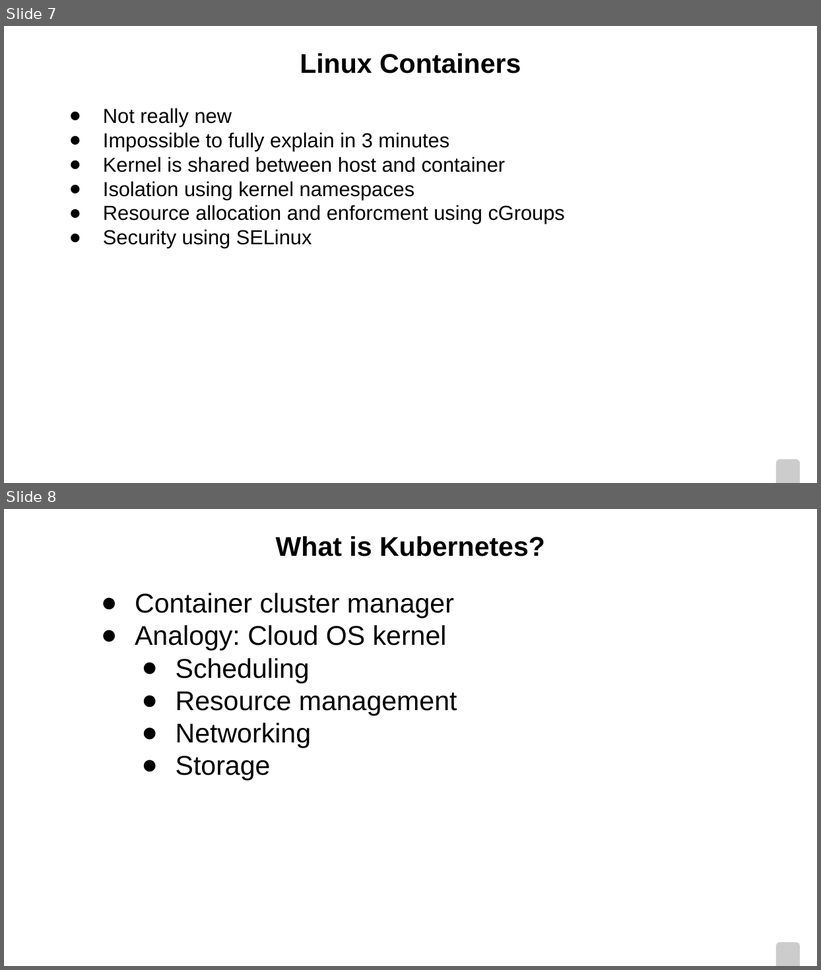
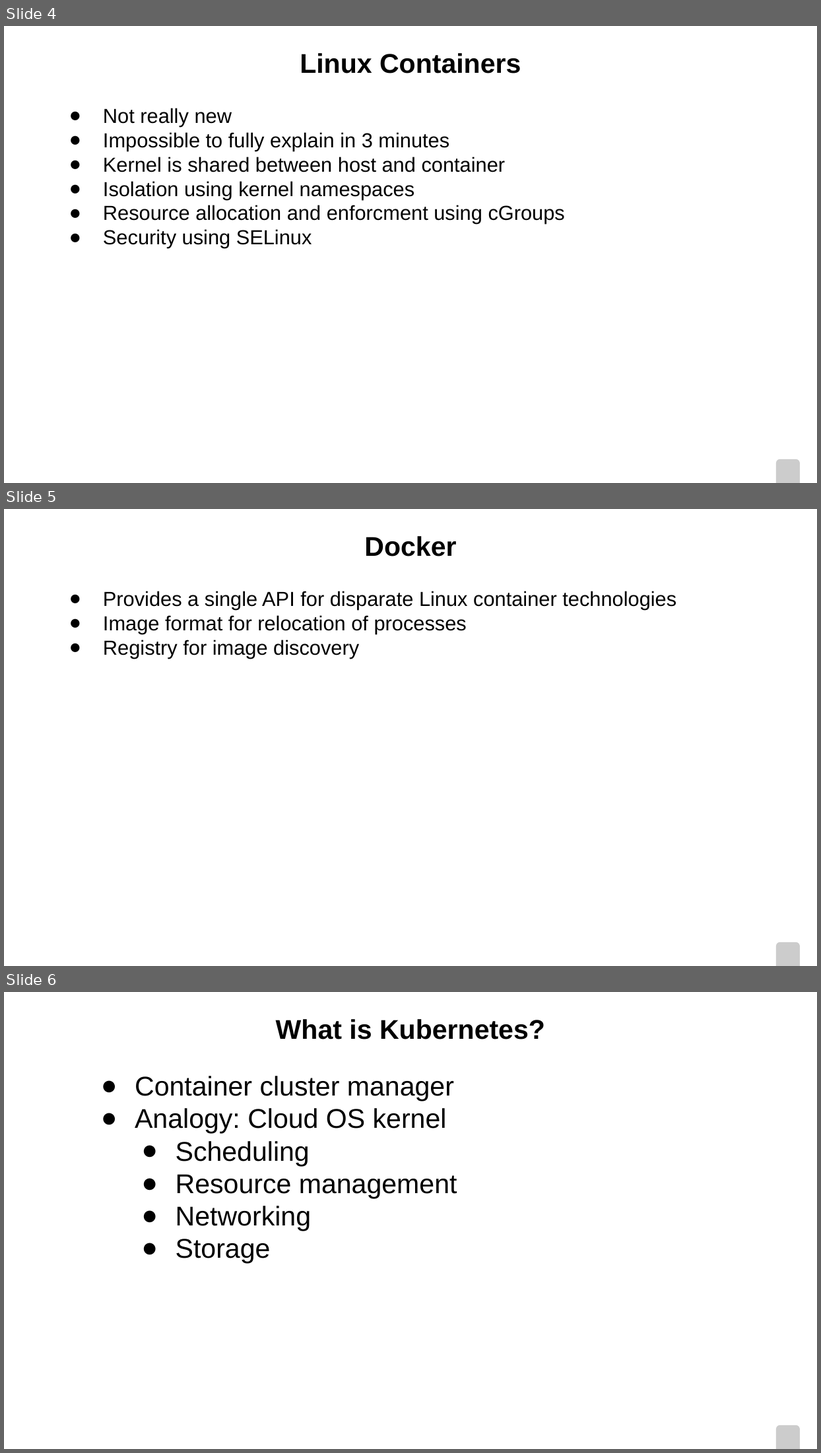
Before and after one commit to pmorie/presentations, a slide deck: CodeshowSE.odp. Shown one above the other, each under a label of ours: slides 7 and 8 before the commit, slides 4, 5 and 6 after it. The pictures are 821x970 and 821x1453 pixels, drawn with LibreOffice and Linux fonts; fonts in the diff are those of the drawing; background and template pictures are left out. Boxes give left, top, right and bottom in pixels: in the first picture for what was removed or moved away, otherwise in the second. Text is boxed around its words. In the diff, an @@ line names an element or a change of style, - is before the commit and + after.

```diff
--- a/CodeshowSE.odp
+++ b/CodeshowSE.odp
@@ slide 5 added at [4,509,817,966], background picture (left out); not listed: 1 template element that a slide beside it also shows @@
@@ title added at [364,536,456,557], 24 pt, text #000000, bold @@
+Docker
@@ text added at [103,591,677,658], 18 pt, text #000000 @@
+● Provides a single API for disparate Linux container technologies
+● Image format for relocation of processes
+● Registry for image discovery
@@ what was slide 7 is now slide 4 @@
@@ what was slide 8 is now slide 6 @@
```
Also in this commit, not shown: 3 slides changed, 1 other slide added, 9 slides removed.
